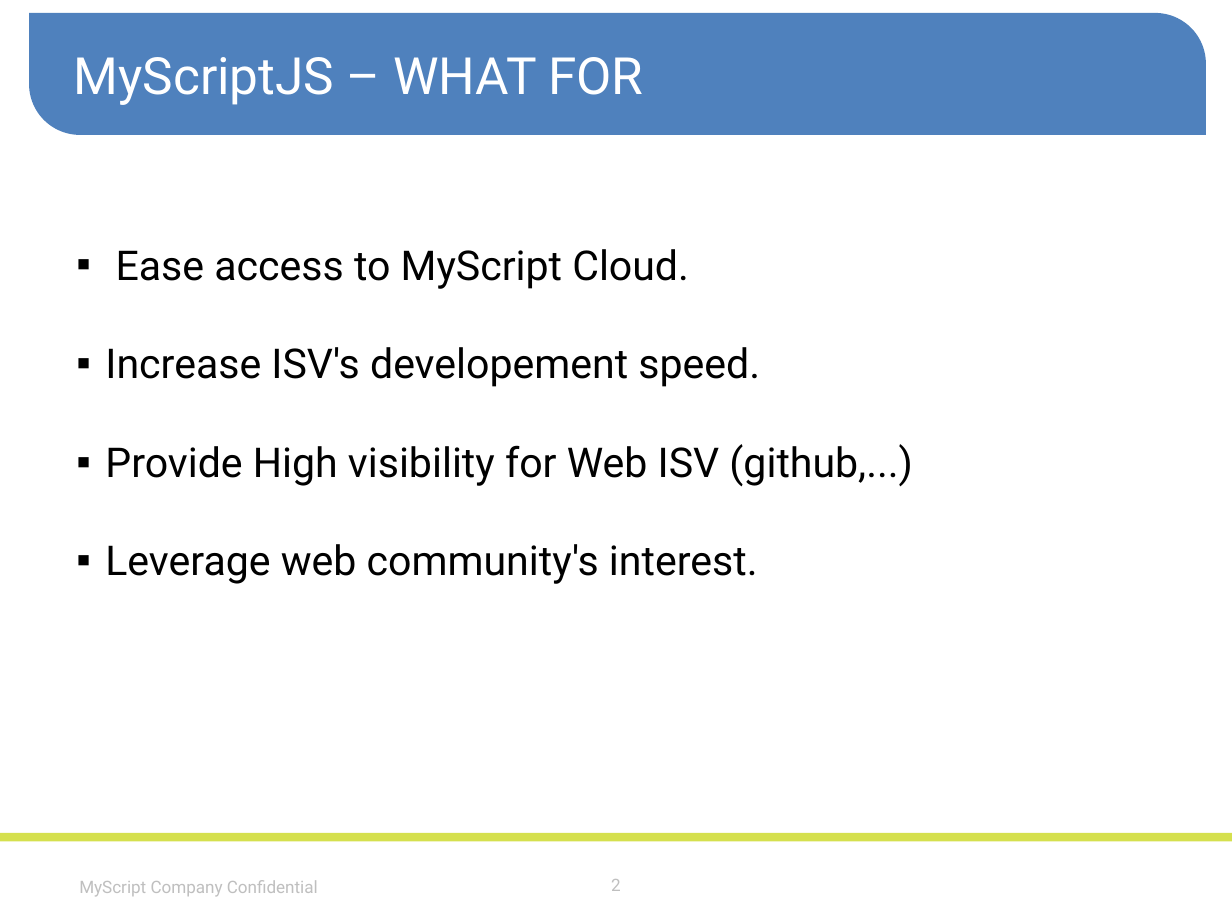
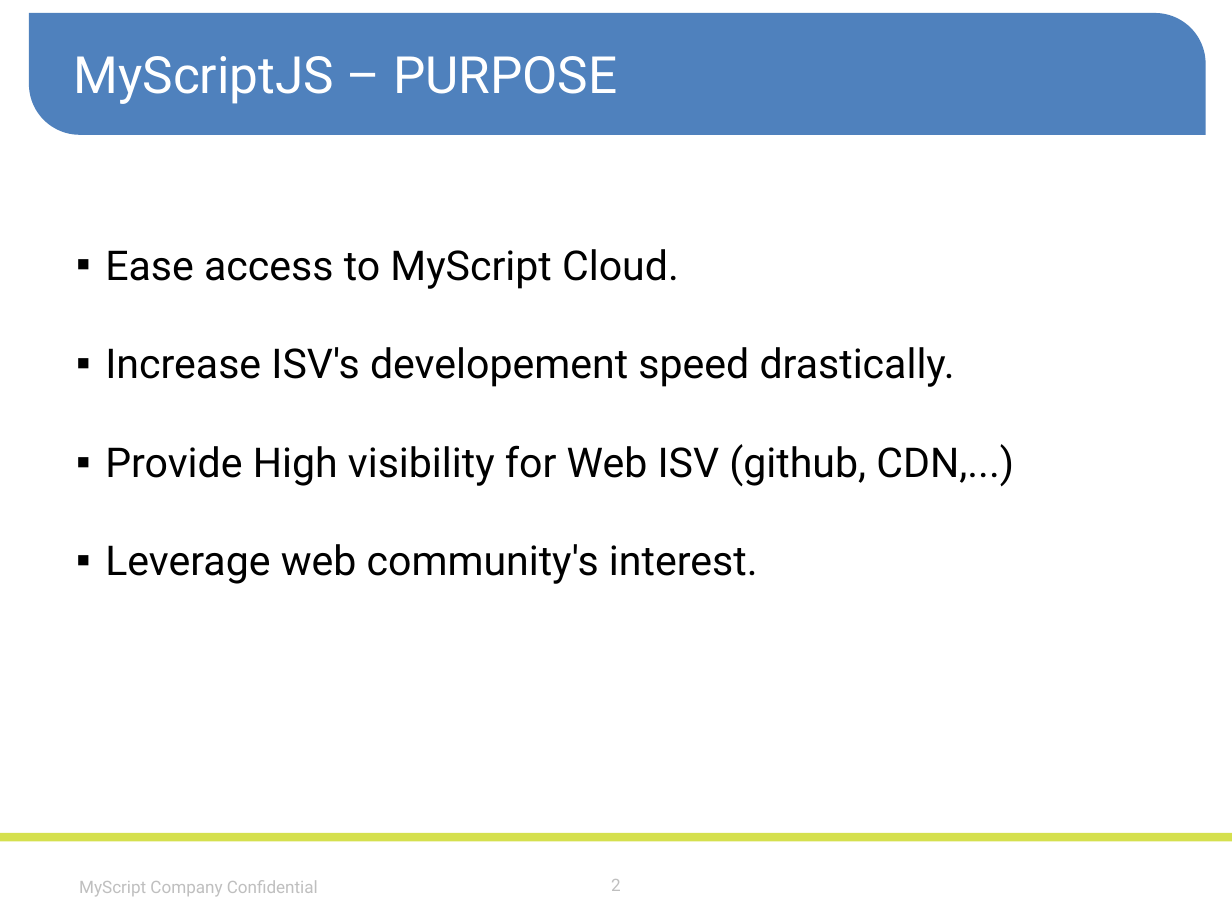
Before and after one commit to MyScript/MyScriptJS, a slide deck: slide 2 of specifications/MyScriptJS.pptm. Drawn at 1232x924 pixels with LibreOffice and Linux fonts; fonts in the diff are those of the drawing; background and template pictures are left out. Boxes give left, top, right and bottom in pixels: in the first picture for what was removed or moved away, otherwise in the second. Text is boxed around its words. In the diff, an @@ line names an element or a change of style, - is before the commit and + after.

```diff
--- a/specifications/MyScriptJS.pptm
+++ b/specifications/MyScriptJS.pptm
@@ text at [74, 56, 617, 104]: text changed @@
-MyScriptJS – WHAT FOR
+MyScriptJS – PURPOSE
@@ text at [105, 347, 1014, 487]: text changed @@
-▪ Increase ISV's developement speed.
-▪ Provide High visibility for Web ISV (github,...)
+▪ Increase ISV's developement speed drastically.
+▪ Provide High visibility for Web ISV (github, CDN,...)
```
Also in this commit, not shown: 3 other slides changed, 2 slides added, 6 other files.
